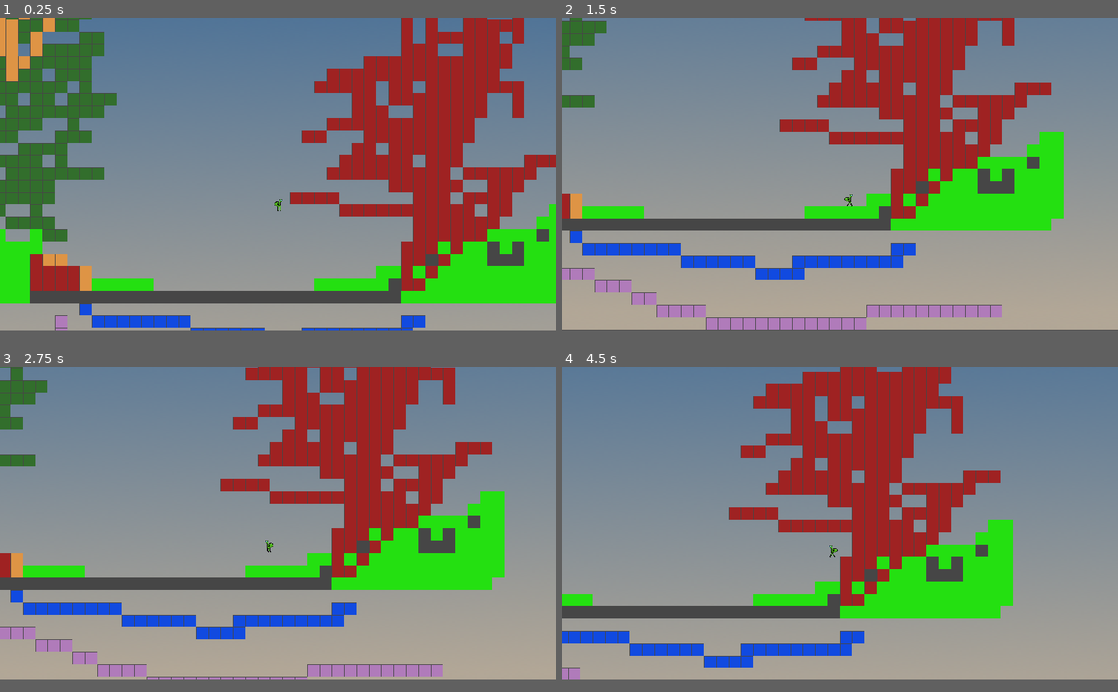
Above: before the commit, frames 1-4 (two rows, left to right).
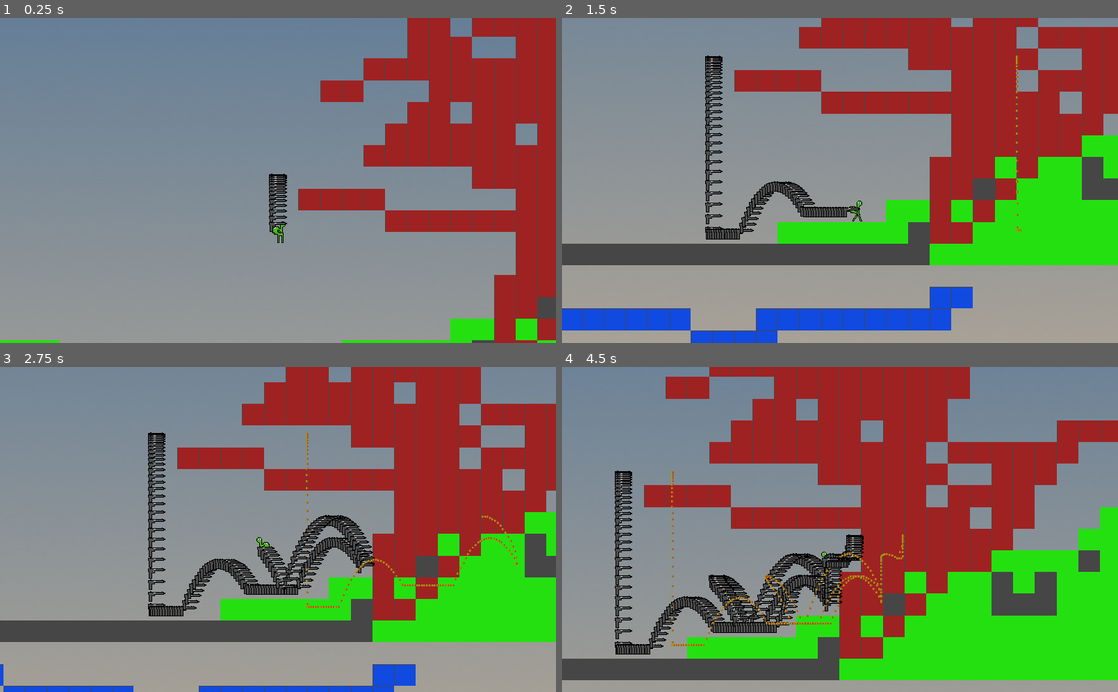
Above: after the commit, the same moments.

Repository: llister15/SCDM
Game: Godot game, scene res://Scenes/Levels/Test Movement World.tscn
Same seed, same stepped clock (60 frames per second), same inputs: the game is played once before the commit and once after it.
Inputs (mouse positions are in pixels of both pictures, inside the frame that each line leads up to):
- Up to frame 1 (0.25 s): no input
- Up to frame 2 (1.5 s): move the mouse to (962, 157) at 0.52 s; hold Right (ui_right) from 0.53 s (still down); click (962, 157) at 0.6 s; tap Space (jump) at 0.77, 1.07 s; right-click (962, 157) at 0.8 s; move the mouse to (728, 190) at 1.27 s; right-click (728, 190) at 1.35 s
- Up to frame 3 (2.75 s): tap Space (jump) at 1.52, 1.55, 1.82 s; move the mouse to (333, 454) at 2.02 s; release Right (ui_right) at 2.03 s; hold Left (ui_left) from 2.03 s (still down); hold Space (jump) from 2.03 s (still down); click (333, 454) at 2.3 s
- Up to frame 4 (4.5 s): move the mouse to (812, 584) at 2.77 s; release Left (ui_left) at 2.78 s; release Space (jump) at 2.78 s; hold Right (ui_right) 2.78-4.28 s; click (812, 584) at 2.85 s; tap Space (jump) at 3.02, 3.32 s; right-click (812, 584) at 3.05 s; move the mouse to (1006, 568) at 3.52 s; hold Space (jump) 3.53-4.28 s; right-click (1006, 568) at 3.6 s; move the mouse to (673, 477) at 4.27 s; hold Left (ui_left) from 4.28 s (still down); click (673, 477) at 4.35 s
In our replay, the window is 800x450 before the commit and 800x468 after it. These sizes can differ from the game's own. Grey fills any space a smaller window leaves; there, only what the larger window draws over its background counts as a difference.

The runs differ from the first frame. In frame 1, 39% of the frame differs, in the area x 0-100%, y 0-100%; in frame 2, 44%; in frame 3, 47%; in frame 4, 47%.

Commit message:
Weapon Scripts

Diff:
--- /dev/null
+++ b/Scenes/Assets/9mm.tscn
@@ -0,0 +1,18 @@
+[gd_scene load_steps=4 format=2]
+
+[ext_resource path="res://Sprites/Ammo/9mm.png" type="Texture" id=1]
+[ext_resource path="res://Scripts/9mm.gd" type="Script" id=2]
+
+[sub_resource type="RectangleShape2D" id=1]
+extents = Vector2( 1.99537, 1.24504 )
+
+[node name="9mm" type="Area2D"]
+script = ExtResource( 2 )
+
+[node name="Sprite" type="Sprite" parent="."]
+scale = Vector2( 0.5, 0.5 )
+texture = ExtResource( 1 )
+
+[node name="CollisionShape2D" type="CollisionShape2D" parent="."]
+position = Vector2( 0, -0.253122 )
+shape = SubResource( 1 )
--- a/Scenes/Assets/Glock19.tscn
+++ b/Scenes/Assets/Glock19.tscn
@@ -1,8 +1,20 @@
-[gd_scene load_steps=2 format=2]
+[gd_scene load_steps=4 format=2]
 
 [ext_resource path="res://Sprites/Glock19.png" type="Texture" id=1]
+[ext_resource path="res://Scripts/Glock19.gd" type="Script" id=2]
 
-[node name="Glock19" type="Node2D"]
+[sub_resource type="RectangleShape2D" id=1]
+extents = Vector2( 13.0815, 7.98684 )
 
-[node name="G19 Sprite" type="Sprite" parent="."]
+[node name="G19" type="Area2D"]
+script = ExtResource( 2 )
+
+[node name="Sprite" type="Sprite" parent="."]
 texture = ExtResource( 1 )
+
+[node name="CollisionShape2D" type="CollisionShape2D" parent="."]
+position = Vector2( 0, 1.99354 )
+shape = SubResource( 1 )
+
+[node name="Muzzle" type="Node2D" parent="."]
+position = Vector2( 13.4112, -3.31336 )
--- a/Scenes/Assets/player.tscn
+++ b/Scenes/Assets/player.tscn
@@ -127,6 +127,7 @@
 [node name="Camera2D" type="Camera2D" parent="."]
 scale = Vector2( 1.36, 1 )
 current = true
+zoom = Vector2( 0.8, 0.8 )
 smoothing_enabled = true
 smoothing_speed = 9.0
 offset_v = -1.0
--- a/Scenes/Levels/Test Movement World.tscn
+++ b/Scenes/Levels/Test Movement World.tscn
@@ -4,6 +4,9 @@
 [ext_resource path="res://Scenes/Assets/player.tscn" type="PackedScene" id=2]
 [ext_resource path="res://Sprites/TileSet Asphalt.png" type="Texture" id=3]
 
+[sub_resource type="ConvexPolygonShape2D" id=1]
+points = PoolVector2Array( 32, 32, 0, 32, 0, 0, 32, 0 )
+
 [sub_resource type="ConvexPolygonShape2D" id=2]
 points = PoolVector2Array( 32, 32, 0, 32, 0, 0, 32, 0 )
 
@@ -28,10 +31,7 @@
 [sub_resource type="ConvexPolygonShape2D" id=9]
 points = PoolVector2Array( 32, 32, 0, 32, 0, 0, 32, 0 )
 
-[sub_resource type="ConvexPolygonShape2D" id=10]
-points = PoolVector2Array( 32, 32, 0, 32, 0, 0, 32, 0 )
-
-[sub_resource type="TileSet" id=1]
+[sub_resource type="TileSet" id=10]
 2/name = "TileSet Asphalt.png 2"
 2/texture = ExtResource( 3 )
 2/tex_offset = Vector2( 0, 0 )
@@ -228,12 +228,15 @@
 position = Vector2( 3.01477, -213.041 )
 scale = Vector2( 7.4767, 2.80479 )
 texture = ExtResource( 1 )
+__meta__ = {
+"_edit_lock_": true
+}
 
 [node name="Player" parent="." instance=ExtResource( 2 )]
 position = Vector2( 2, 0 )
 
 [node name="TileMap" type="TileMap" parent="."]
-tile_set = SubResource( 1 )
+tile_set = SubResource( 10 )
 cell_size = Vector2( 32, 32 )
 collision_layer = 8
 collision_mask = 0
--- /dev/null
+++ b/Scripts/9mm.gd
@@ -0,0 +1,5 @@
+extends Area2D
+
+
+func _physics_process(delta):
+	position.x += 500 * delta
--- /dev/null
+++ b/Scripts/Glock19.gd
@@ -0,0 +1,16 @@
+extends Area2D
+
+onready var bulletscene = preload("res://Scenes/Assets/9mm.tscn")
+
+func _ready() -> void:
+	 pass
+
+func _physics_process(delta):
+	bullet_travel()
+
+func bullet_travel():
+	var user_shoot = Input.is_action_just_pressed("fire1")
+	if user_shoot:
+		var bullet = bulletscene.instance()
+		get_parent().add_child(bullet)
+		bullet.global_position = $Muzzle.global_position
--- a/Scripts/Weapons.gd
+++ /dev/null
@@ -1,12 +0,0 @@
-extends Node
-
-# Creating the Weapons Class
-class_name weapons, "res://Sprites/Glock19.png"
-
-# Name of Weapon
-var weapon_name: String = "Enter Name "
-# Weapon Stats
-var damage: int = 0
-var fire_rate: float = 0.0
-var shoot_range: float = 0.0
-var mag_count: int = 0
--- a/Scripts/player.gd
+++ b/Scripts/player.gd
@@ -1,7 +1,7 @@
 extends KinematicBody2D
 # Charater Name
 export var name_of_char: String = "Turtle1"
-# Character Movement
+# Character movement
 var velo: Vector2 = Vector2.ZERO
 export var gravity: float = 40.0
 export var move_speed: int = 50
@@ -10,19 +10,23 @@
 var is_jumping: bool = false
 # Character Stats
 export var hp: int = 100
-#State Transitions (animation)
+export var armour: int = 0
+#animation machine
 var state_machine
+onready var g19_scene = load("res://Scenes/Assets/Glock19.tscn")
 
 func _ready():
 	state_machine = $AnimationTree.get("parameters/playback")
 
-func _physics_process(delta: float) -> void:
+func _physics_process(delta):
 	movement()
+	Gravity()
+	Shoot()
 	velo = move_and_slide(velo, Vector2.UP)
 
 # Getting input from user to add and subtract velocity values
 func movement():
-	var curAnim = state_machine.get_current_node()
+	var _curAnim = state_machine.get_current_node()
 	# Creating varibles for user Input
 	var left = Input.is_action_pressed("ui_left")
 	var right = Input.is_action_pressed("ui_right")
@@ -43,17 +47,10 @@
 		$Sprite.scale.x = 1
 	elif !left and !right:
 		velo.x = 0
-		#velo.x = lerp(velo.x, 0, .8)
-		#if velo.x < 0.000002 or velo.x > -0.000002:
-			#velo.x = 0
 	if velo.x == 0:
 		state_machine.travel('Idle')
 	if velo.x != 0:
 		state_machine.travel('Run')
-	# Applying gravity on player
-	velo.y += gravity
-	if velo.y > gravity * 2:
-		velo.y -= gravity / 2
 	#jumping Section
 	if jump and is_on_floor():
 		is_jumping = true
@@ -63,6 +60,13 @@
 	# Setting bool is_jumping back to false
 	if !jump and is_on_floor():
 		is_jumping = false
-	print(is_jumping)
-	print(velo.x)
-	print(curAnim)
+
+func Gravity():
+	velo.y += gravity
+
+func Shoot():
+	var g19_Gun = g19_scene.instance()
+	get_parent().add_child(g19_Gun)
+	g19_Gun.global_position = $Sprite.global_position
+	#var shoot_gun = Input.is_action_just_pressed("fire1")
+	var spawn_gun = Input.is_action_just_pressed("fire2")
--- a/project.godot
+++ b/project.godot
@@ -8,14 +8,9 @@
 
 config_version=4
 
-_global_script_classes=[ {
-"base": "Node",
-"class": "weapons",
-"language": "GDScript",
-"path": "res://Scripts/Weapons.gd"
-} ]
+_global_script_classes=[  ]
 _global_script_class_icons={
-"weapons": "res://Sprites/Glock19.png"
+
 }
 
 [application]
@@ -26,8 +21,6 @@
 
 [display]
 
-window/size/width=1440
-window/size/height=810
 window/size/always_on_top=true
 window/stretch/mode="2d"
 window/stretch/aspect="keep"
@@ -72,6 +65,16 @@
 "events": [ Object(InputEventMouseButton,"resource_local_to_scene":false,"resource_name":"","device":0,"alt":false,"shi …(212 unchanged characters)…
  ]
 }
+fire2={
+"deadzone": 0.5,
+"events": [ Object(InputEventMouseButton,"resource_local_to_scene":false,"resource_name":"","device":0,"alt":false,"shift":false,"control":false,"meta":false,"command":false,"button_mask":0,"position":Vector2( 0, 0 ),"global_position":Vector2( 0, 0 ),"factor":1.0,"button_index":2,"pressed":false,"doubleclick":false,"script":null)
+ ]
+}
+Crouch={
+"deadzone": 0.5,
+"events": [ Object(InputEventKey,"resource_local_to_scene":false,"resource_name":"","device":0,"alt":false,"shift":false,"control":false,"meta":false,"command":false,"pressed":false,"scancode":16777238,"unicode":0,"echo":false,"script":null)
+ ]
+}
 
 [layer_names]
 
@@ -82,7 +85,8 @@
 2d_render/layer_3="Items"
 2d_physics/layer_3="Items"
 2d_render/layer_4="World"
-2d_physics/layer_4="World"
+2d_physics/layer_4="Ammo"
+2d_physics/layer_5="World"
 
 [rendering]
 
Not shown: 9 places in Scenes/Levels/Test Movement World.tscn that only renumber resources
Renamed: Scenes/Levels/JumpSound.gd -> Scripts/JumpSound.gd
Binary file added: Sprites/Ammo/9mm.png
Not shown, added: Sprites/Ammo/9mm.png.import
Binary file changed: Sprites/Glock19.png
